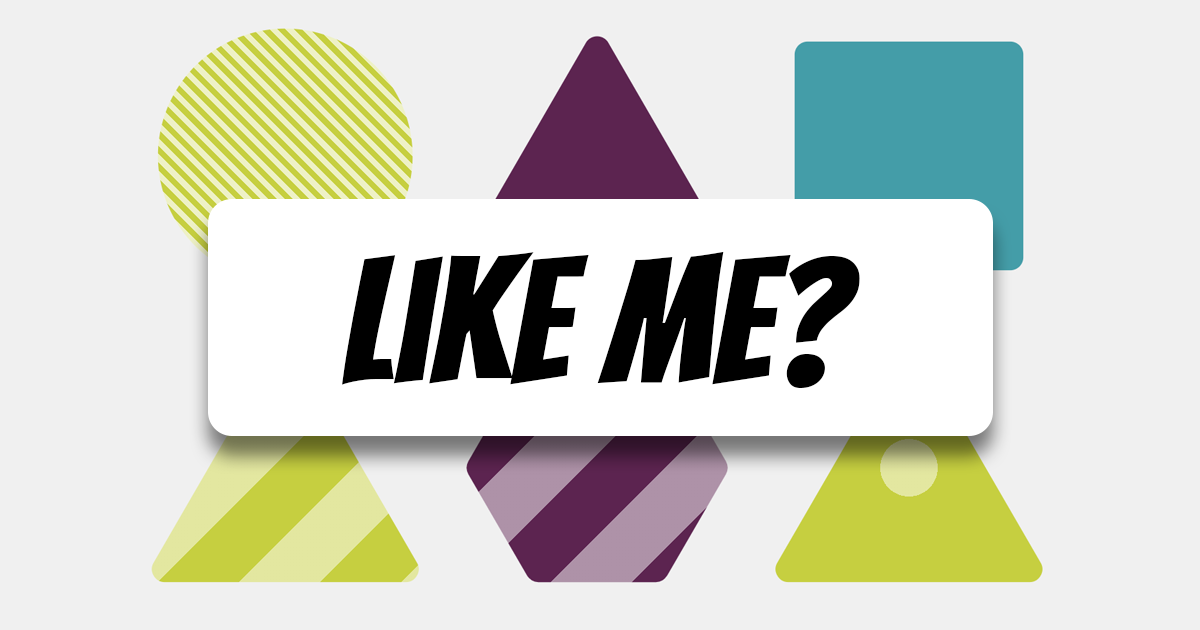
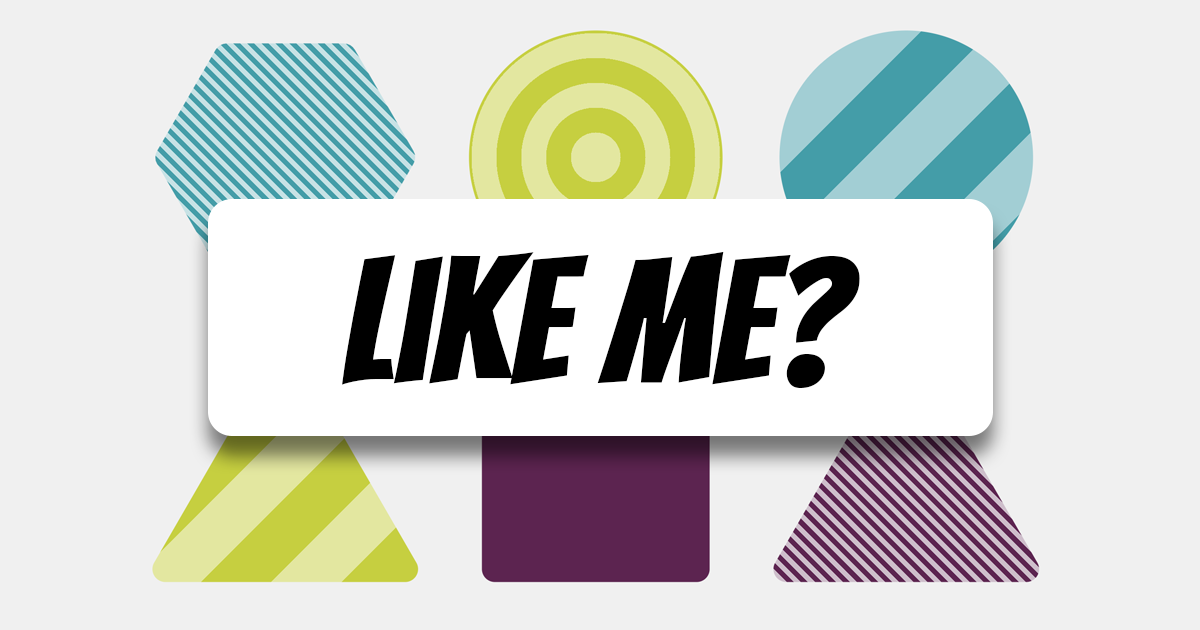
Before/after of a w=1200, h=630 layered artwork. What changed in the layer stack:
added layer "Layer 9" above "Layer 8" over [150, 27, 1044, 584]
